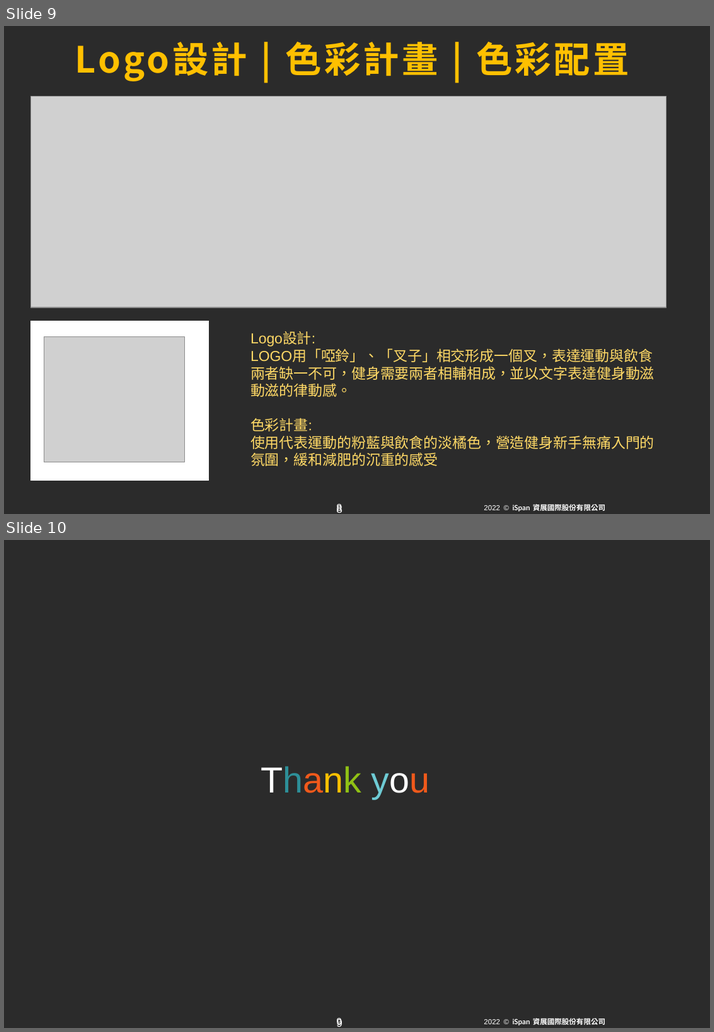
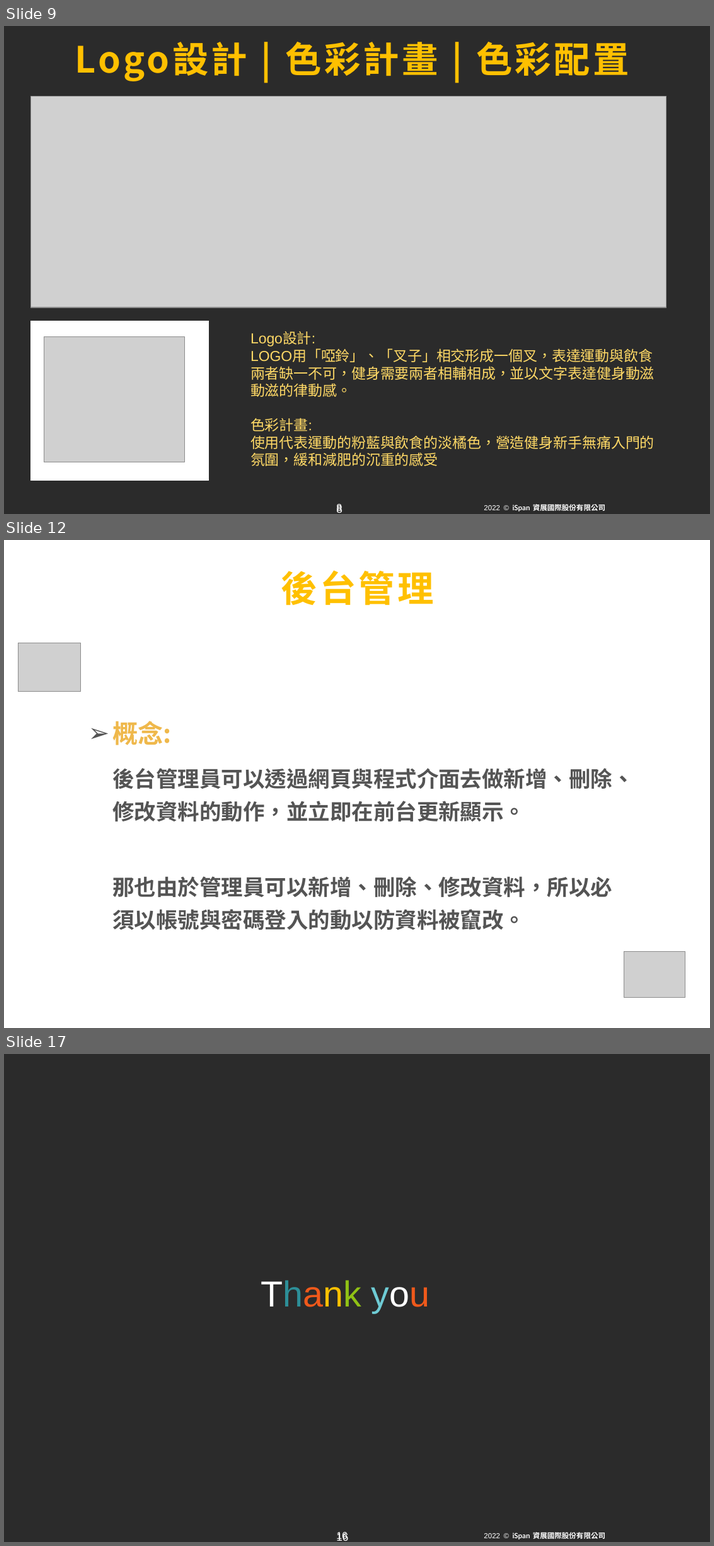
Before and after one commit to becauseyu/start_fitness, a slide deck: 期末報告企畫書與ppt/第三組動吃動吃 更0715.pptx. Shown one above the other, each under a label of ours: slides 9 and 10 before the commit, slides 9, 12 and 17 after it; the slides between them are not shown. The pictures are 714x1032 and 714x1546 pixels, drawn with LibreOffice and Linux fonts; fonts in the diff are those of the drawing; grey boxes stand for pictures; background and template pictures are left out; a plain dark background stands for a picture behind light text. Boxes give left, top, right and bottom in pixels: in the first picture for what was removed or moved away, otherwise in the second. Text is boxed around its words. In the diff, an @@ line names an element or a change of style, - is before the commit and + after.

```diff
--- a/期末報告企畫書與ppt/第三組動吃動吃 更0715.pptx
+++ b/期末報告企畫書與ppt/第三組動吃動吃 更0715.pptx
@@ slide 12 added at [4,540,710,1028], background picture (left out); not listed: 6 template elements that a slide beside it also shows @@
@@ title added at [281,570,434,606], 40 pt, text #FFC000, bold @@
+後台管理
@@ picture added at [18,643,81,692] @@
@@ text added at [113,721,634,930], 24 pt, text #545454, bold @@
+➢ 概念:
+● 後台管理員可以透過網頁與程式介面去做新增、刪除、修改資料的動作，並立即在前台更新顯示。
+● 那也由於管理員可以新增、刪除、修改資料，所以必須以帳號與密碼登入的動以防資料被竄改。
@@ picture added at [623,953,685,998] @@
@@ what was slide 10 is now slide 17 @@
@@ page number at [336,1532,347,1541]: text changed @@
-9
+16
@@ page number at [336,1532,348,1541]: text changed @@
-9
+16
```
Also in this commit, not shown: 1 slide changed, 6 other slides added, 1 other file.
